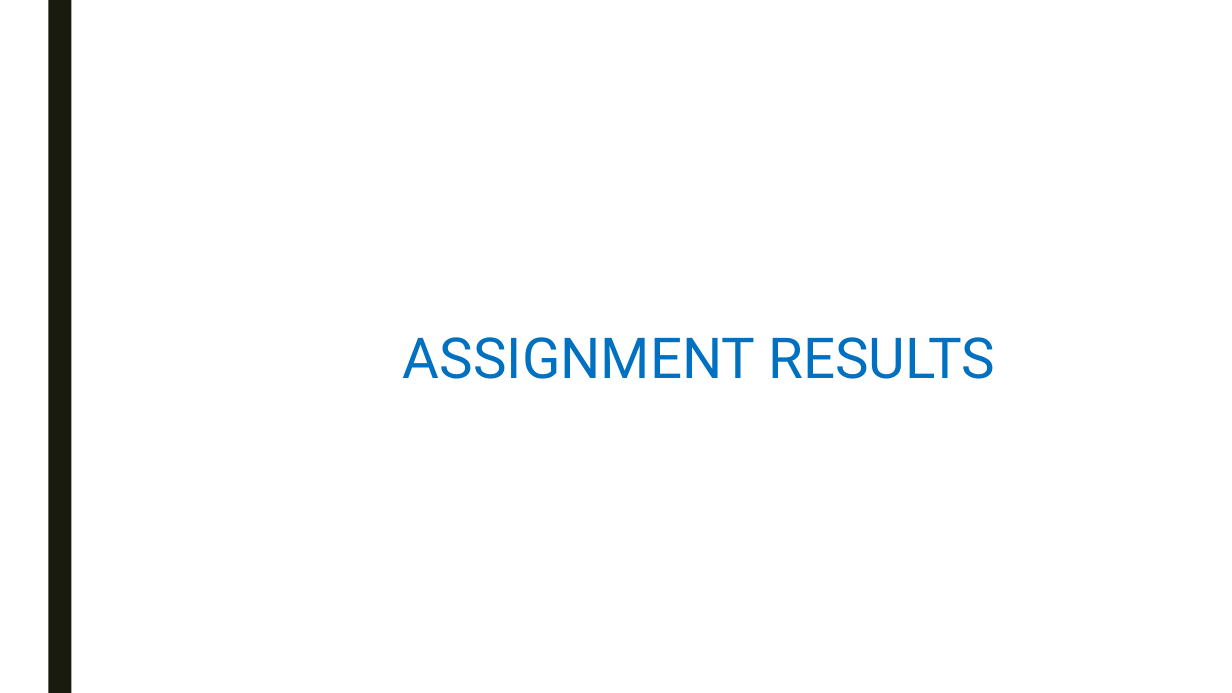
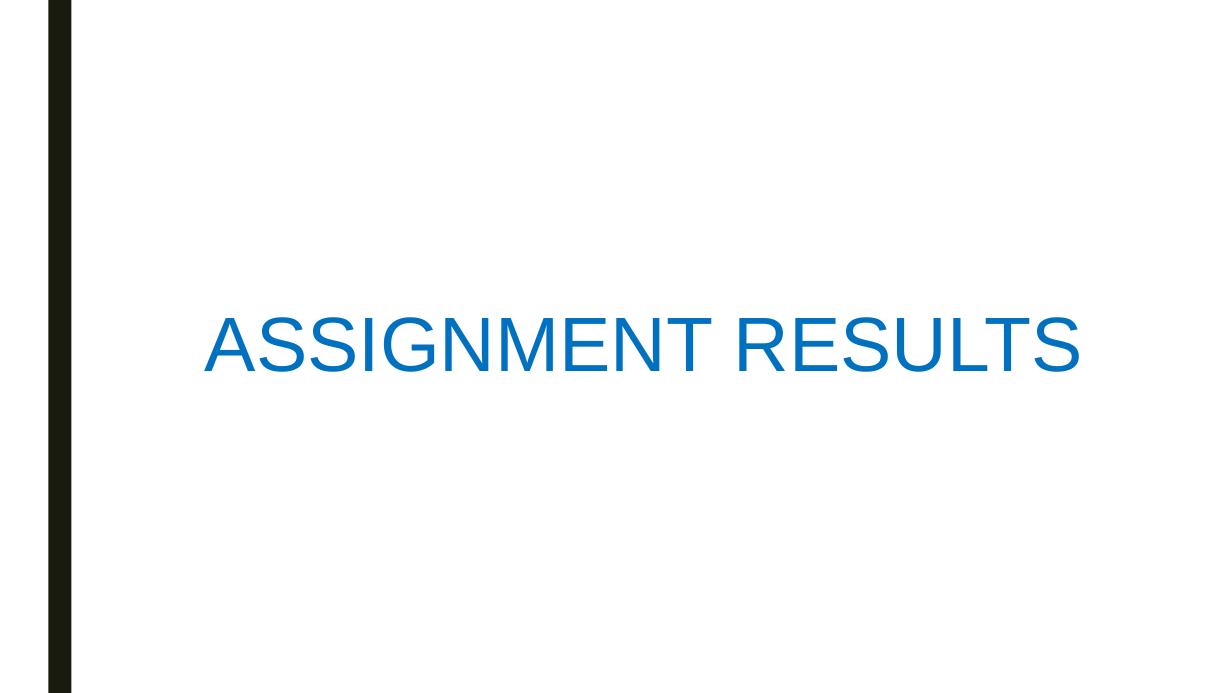
Before and after one commit to swengeler/PP3, a slide deck: slide 5 of Report, presentation and related stuff/Knapsack_problem.pptx. Drawn at 1232x693 pixels with LibreOffice and Linux fonts; fonts in the diff are those of the drawing. Boxes give left, top, right and bottom in pixels: in the first picture for what was removed or moved away, otherwise in the second. Text is boxed around its words. In the diff, an @@ line names an element or a change of style, - is before the commit and + after.

```diff
--- a/Report, presentation and related stuff/Knapsack_problem.pptx
+++ b/Report, presentation and related stuff/Knapsack_problem.pptx
@@ title "ASSIGNMENT RESULTS": place and size @@
-title "ASSIGNMENT RESULTS" at (403,337,995,379)
+title "ASSIGNMENT RESULTS" at (205,317,1083,372)
@@ title "ASSIGNMENT RESULTS" at (205,317,1083,372): size 44 to 60 pt, font Roboto to Arial @@
```
Also in this commit, not shown: 12 other slides changed, 13 slides added, 8 slides removed.
